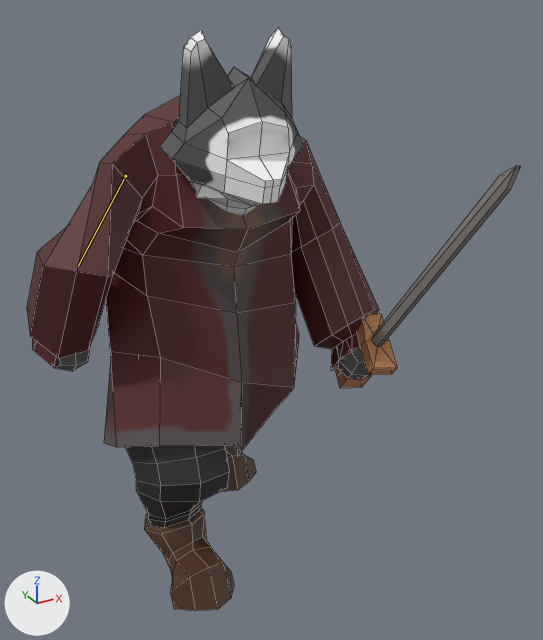
The FBX model Assets/Models/Akif/akif.fbx as it was, and as the next commit left it.
Camera for both pictures: a 50 mm camera at (-1.1, -2.49, 2.22) aimed at (0.2, -0.13, 1.04). Every picture has the same lights, and +X, +Y and +Z are marked at lower left. Both versions are drawn at frame 31 of the action 'metarig|Akif_walk'; the numbers are the values there. The bones that change are drawn over the model as lines. Mesh edges are drawn as thin lines.

The first picture shows 'hands.003', 'head.002', 'legs.002', 'sword.002', 'torso.003'.
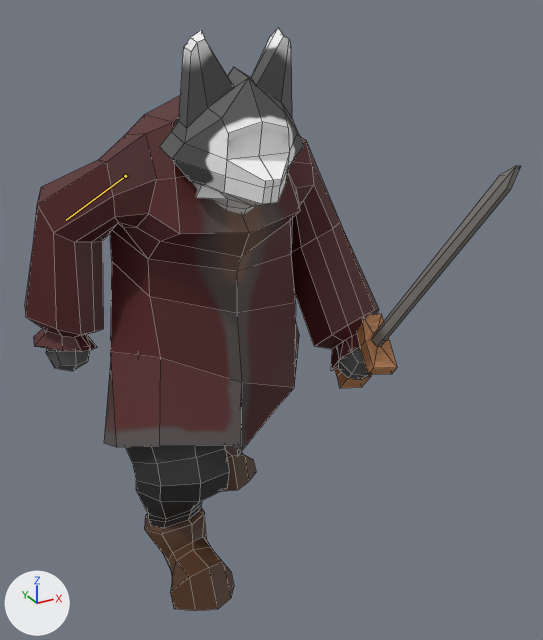
Commit message: fixed akif walk anim

The edits, one by one:
Bone 'upper_arm.R' (bone_upper_arm_r) turns from (-26, -95, 13) to (-41, 2, -32) degrees about its own x, y and z.

Boxes (x1, y1, x2, y2) around the edits, measured in the pictures (543 x 640 px):
'torso.003', posed
    before: (27, 96, 379, 456)
    after: (25, 96, 379, 456)
bone 'upper_arm.R', root to tip
    before: (125, 176) to (78, 266)
    after: (125, 176) to (66, 220)
